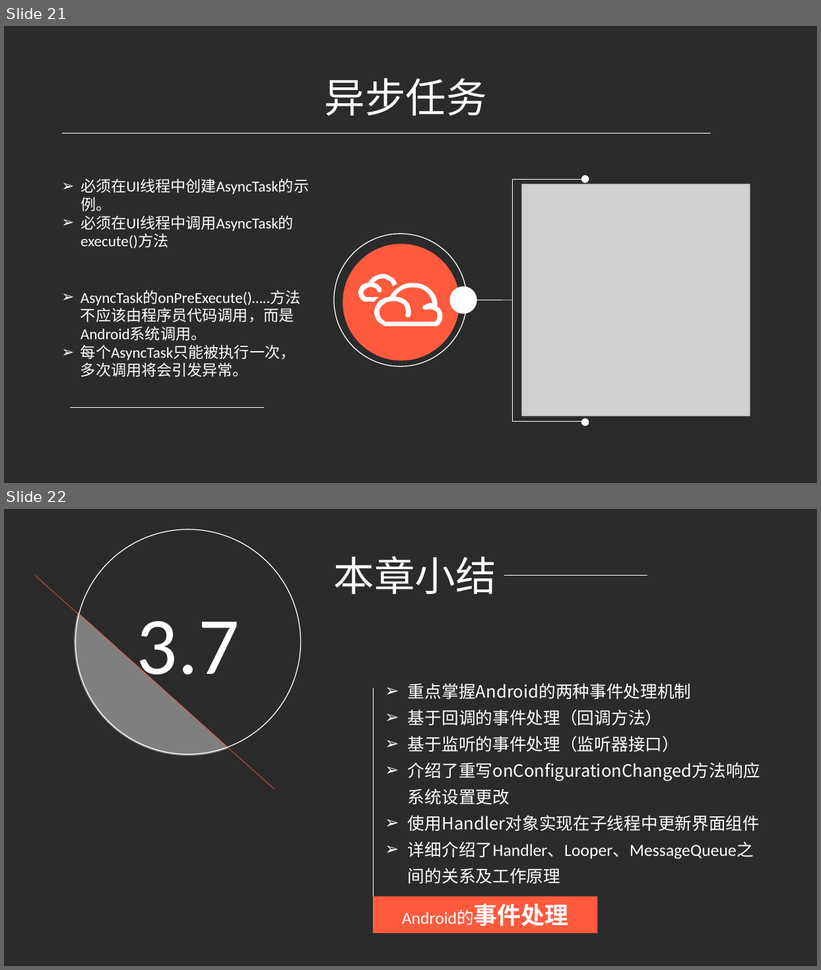
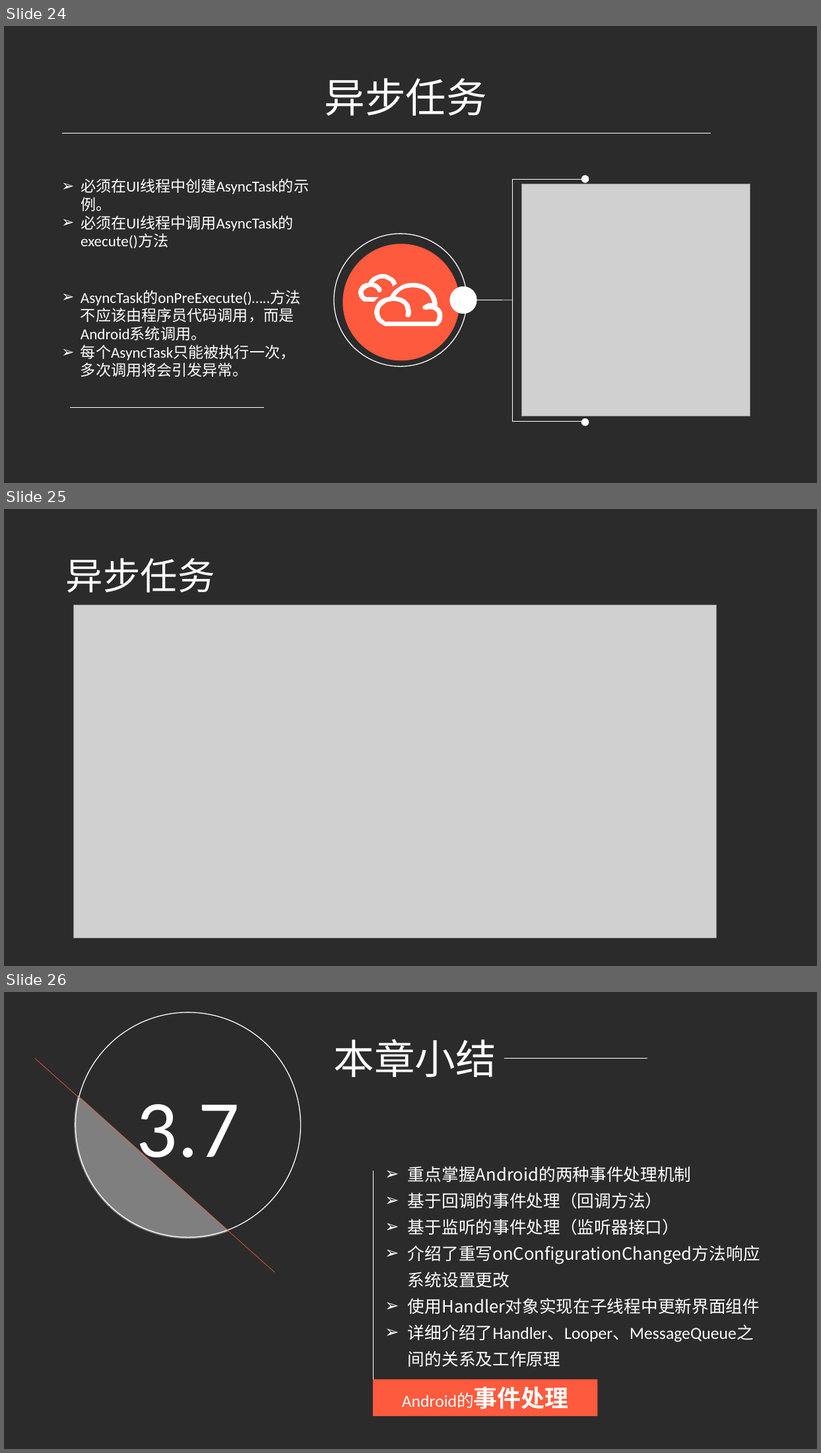
Before and after one commit to djuanbei/18Android1, a slide deck: ppt/ch3.pptx. Shown one above the other, each under a label of ours: slides 21 and 22 before the commit, slides 24, 25 and 26 after it. The pictures are 821x970 and 821x1453 pixels, drawn with LibreOffice and Linux fonts; fonts in the diff are those of the drawing; grey boxes stand for pictures; background and template pictures are left out; a plain dark background stands for a picture behind light text. Boxes give left, top, right and bottom in pixels: in the first picture for what was removed or moved away, otherwise in the second. Text is boxed around its words. In the diff, an @@ line names an element or a change of style, - is before the commit and + after.

```diff
--- a/ppt/ch3.pptx
+++ b/ppt/ch3.pptx
@@ slide 25 added at <box>4,509,817,966</box>, background picture (left out) @@
@@ title added at <box>66,558,215,593</box>, 44 pt, text #FFFFFF @@
+异步任务
@@ picture added at <box>73,605,717,939</box> @@
@@ what was slide 21 is now slide 24 @@
@@ what was slide 22 is now slide 26 @@
```
Also in this commit, not shown: 1 slide changed, 3 other slides added.
